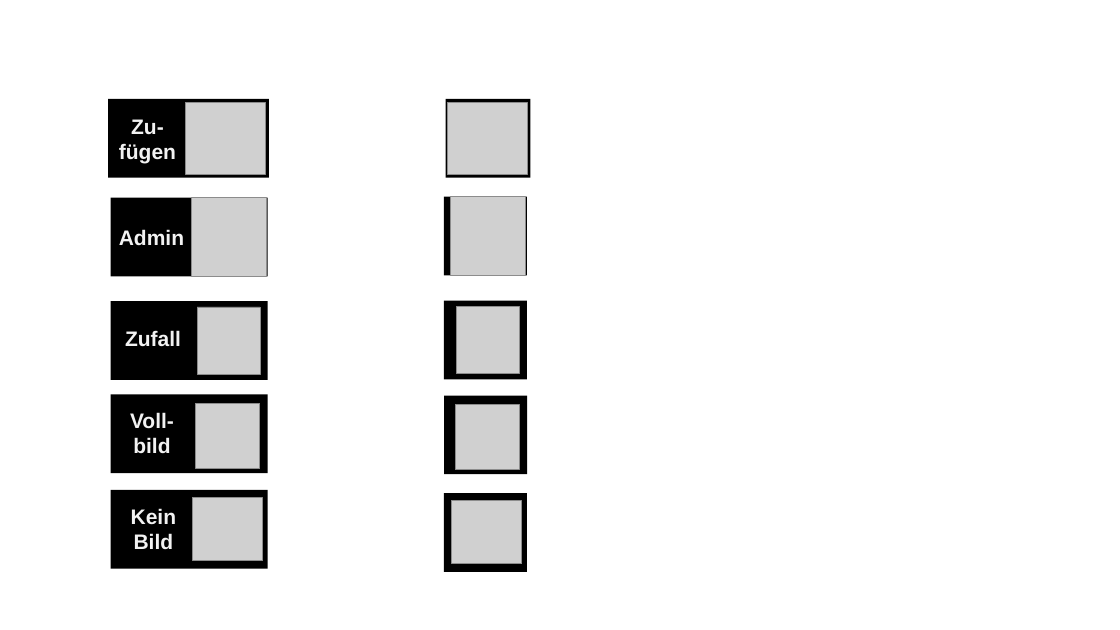
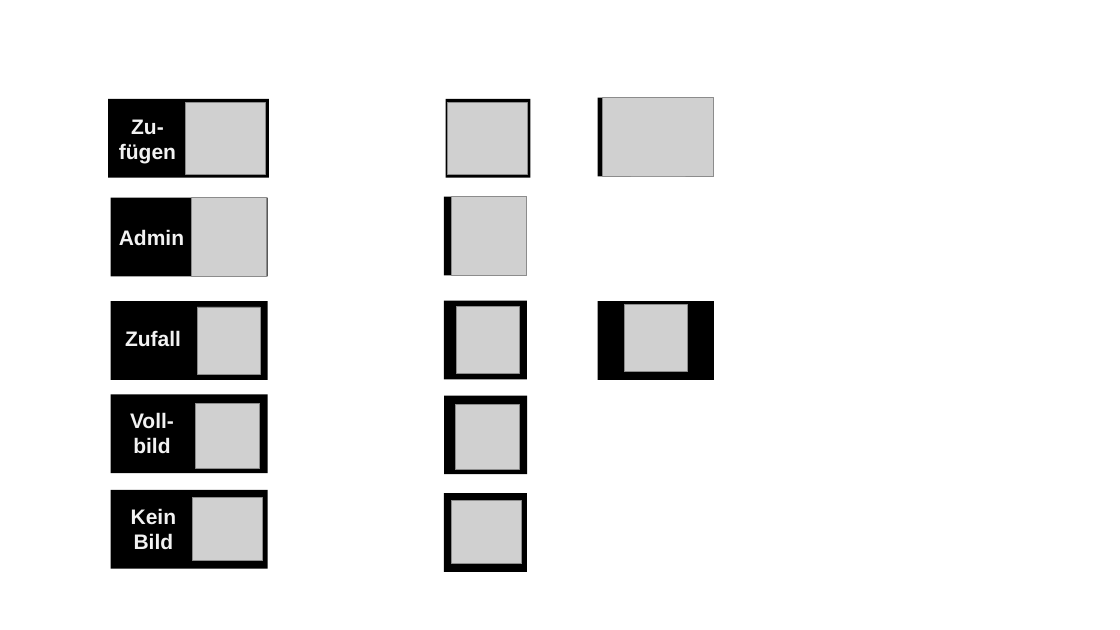
Before and after one commit to JazzLiveAarau/WwwGuestbook, a slide deck: slide 21 of Description/JazzGuestsUpload.pptx (slide 17 before the commit). Drawn at 1120x630 pixels with LibreOffice and Linux fonts; fonts in the diff are those of the drawing; grey boxes stand for pictures; background and template pictures are left out. Boxes give left, top, right and bottom in pixels: in the first picture for what was removed or moved away, otherwise in the second. Text is boxed around its words. In the diff, an @@ line names an element or a change of style, - is before the commit and + after.

```diff
--- a/Description/JazzGuestsUpload.pptx
+++ b/Description/JazzGuestsUpload.pptx
@@ rectangle added at bbox=[598, 97, 714, 176], fill #000000 @@
@@ picture added at bbox=[603, 97, 714, 176] @@
@@ rectangle added at bbox=[598, 302, 714, 381], fill #000000 @@
@@ picture added at bbox=[624, 305, 687, 372] @@
```
Also in this commit, not shown: 1 other slide changed, 4 slides added, 1 other file.
